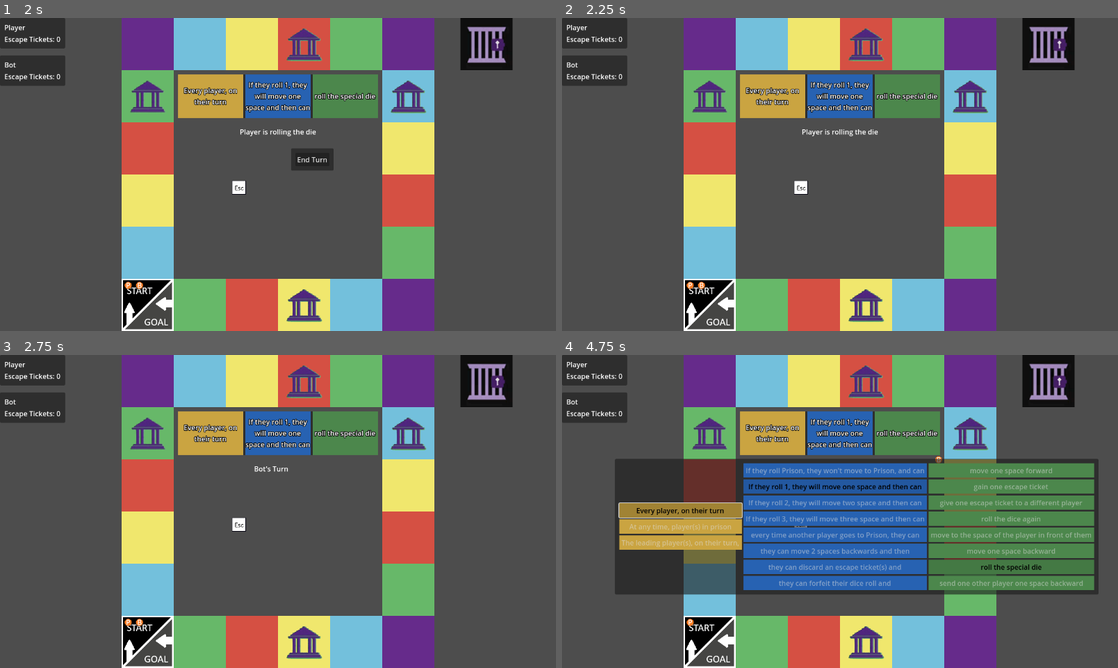
Above: before the commit, frames 1-4 (two rows, left to right).
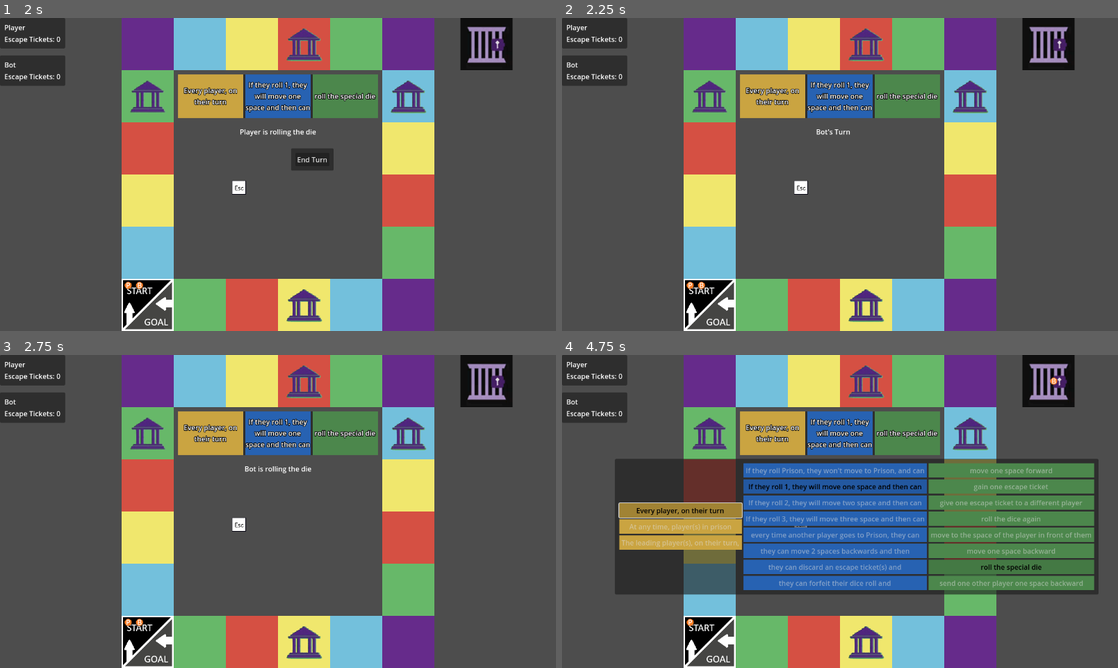
Above: after the commit, the same moments.

Repository: tjfeldman/RulesRace
Game: Godot game, scene res://rules_race_board.tscn
The game is run twice, just before and just after one commit, with the same random seed, the same clock (stepped at 60 frames per second) and the same inputs.
Inputs (mouse positions are in pixels of both pictures, inside the frame that each line leads up to):
- Up to frame 1 (2 s): click "Roll Die" at 0.5 s; tap Enter at 1.25 s; move the mouse to (400, 158) at 1.27 s; click (400, 158) at 1.42 s
- Up to frame 2 (2.25 s): click "End Turn" at 2 s
- Up to frame 3 (2.75 s): no input
- Up to frame 4 (4.75 s): tap Space at 2.75 s; move the mouse to (728, 527) at 2.77 s; click (728, 527) at 2.92 s; move the mouse to (895, 442) at 3.52 s; click (895, 442) at 3.67 s; click "Every player, on their turn" at 4.25 s

Frame 1 is identical in both runs. In frame 2, 0.1% of the frame differs, in the area x 43-57%, y 35-38%; in frame 3, 0.1%; in frame 4, less than 0.1%.

Commit message:
Added PlayerManager to handle current turn player and other player related functions.
Signed-off-by: Tyler Feldman <tyler.feldman148@gmail.com>

Diff:
--- a/rules_race_board.tscn
+++ b/rules_race_board.tscn
@@ -1,20 +1,54 @@
-[gd_scene load_steps=9 format=3 uid="uid://bfjvv7ybhocmc"]
+[gd_scene load_steps=10 format=3 uid="uid://bfjvv7ybhocmc"]
 
 [ext_resource type="Script" uid="uid://cru50j3o060kc" path="res://scripts/Main.gd" id="1_hc47j"]
 [ext_resource type="PackedScene" uid="uid://bykn11n338pv0" path="res://scenes/board.tscn" id="2_oi1hd"]
 [ext_resource type="Texture2D" uid="uid://dvou8cmqetxjd" path="res://assets/player_piece.png" id="2_qq0id"]
+[ext_resource type="Script" uid="uid://dfq7rx0jqalbj" path="res://scripts/PlayerManager.gd" id="3_k5sdh"]
 [ext_resource type="PackedScene" uid="uid://bxyr41hboor7s" path="res://scenes/specialDice.tscn" id="4_s36df"]
 [ext_resource type="PackedScene" uid="uid://d6pvjx5qicyu" path="res://scenes/actionUI.tscn" id="7_1i1ln"]
 [ext_resource type="PackedScene" uid="uid://cpjihb12mmhvt" path="res://scenes/groupRuleDisplay.tscn" id="8_rv52q"]
 [ext_resource type="PackedScene" uid="uid://domcs12gwth4y" path="res://scenes/dice.tscn" id="10_8aqfc"]
 [ext_resource type="Script" uid="uid://o22httwb3xv5" path="res://scripts/Player.gd" id="11_8aqfc"]
 
-[node name="Main" type="Node2D" node_paths=PackedStringArray("players")]
+[node name="Main" type="Node2D"]
 script = ExtResource("1_hc47j")
-players = [NodePath("PlayerToken"), NodePath("BotToken")]
 
 [node name="Board" parent="." instance=ExtResource("2_oi1hd")]
 position = Vector2(640, 360)
+
+[node name="PlayerManager" type="Node2D" parent="." node_paths=PackedStringArray("board")]
+script = ExtResource("3_k5sdh")
+board = NodePath("../Board")
+
+[node name="PlayerToken" type="Node2D" parent="PlayerManager"]
+script = ExtResource("11_8aqfc")
+
+[node name="PlayerPiece" type="Sprite2D" parent="PlayerManager/PlayerToken"]
+position = Vector2(295, 615)
+texture = ExtResource("2_qq0id")
+
+[node name="Label" type="Label" parent="PlayerManager/PlayerToken/PlayerPiece"]
+offset_left = -5.0
+offset_top = -12.0
+offset_right = 35.0
+offset_bottom = 11.0
+text = "P"
+
+[node name="BotToken" type="Node2D" parent="PlayerManager"]
+script = ExtResource("11_8aqfc")
+playerName = "Bot"
+bot = true
+
+[node name="PlayerPiece" type="Sprite2D" parent="PlayerManager/BotToken"]
+position = Vector2(321, 615)
+texture = ExtResource("2_qq0id")
+
+[node name="Label" type="Label" parent="PlayerManager/BotToken/PlayerPiece"]
+offset_left = -5.0
+offset_top = -12.0
+offset_right = 35.0
+offset_bottom = 11.0
+text = "B"
 
 [node name="Dice" parent="." instance=ExtResource("10_8aqfc")]
 visible = false
@@ -23,36 +57,6 @@
 [node name="SpecialDice" parent="." instance=ExtResource("4_s36df")]
 visible = false
 position = Vector2(550, 390)
-
-[node name="PlayerToken" type="Node2D" parent="."]
-script = ExtResource("11_8aqfc")
-
-[node name="PlayerPiece" type="Sprite2D" parent="PlayerToken"]
-position = Vector2(295, 615)
-texture = ExtResource("2_qq0id")
-
-[node name="Label" type="Label" parent="PlayerToken/PlayerPiece"]
-offset_left = -5.0
-offset_top = -12.0
-offset_right = 35.0
-offset_bottom = 11.0
-text = "P"
-
-[node name="BotToken" type="Node2D" parent="."]
-script = ExtResource("11_8aqfc")
-playerName = "Bot"
-bot = true
-
-[node name="PlayerPiece" type="Sprite2D" parent="BotToken"]
-position = Vector2(321, 615)
-texture = ExtResource("2_qq0id")
-
-[node name="Label" type="Label" parent="BotToken/PlayerPiece"]
-offset_left = -5.0
-offset_top = -12.0
-offset_right = 35.0
-offset_bottom = 11.0
-text = "B"
 
 [node name="ActionUI" parent="." instance=ExtResource("7_1i1ln")]
 offset_left = 670.0
--- a/scripts/ActionManager.gd
+++ b/scripts/ActionManager.gd
@@ -18,26 +18,24 @@
 
 #Static Fields
 static var _currentTurnState: TurnState = TurnState.LOADING;
-static var _currentTurnPlayer : Player;
 static func getCurrentTurnState(): return _currentTurnState;
-static func getCurrentTurnPlayer(): return _currentTurnPlayer;
 
 var _currentDieToRoll = Dice.Type.NONE;
+
+#TODO: Maybe change to Static Class
 
 func _ready() -> void:
 	#connect events
 	Events.start_turn.connect(_next_turn);
 	Events.player_moved.connect(_player_moved);
 	Events.gain_die_roll.connect(_gain_die);
-	Events.office_choice_picked.connect(_office_choice);
 
-func _next_turn(player: Player):
+func _next_turn():
 	if _currentTurnState != TurnState.OVER:
-		_currentTurnPlayer = player;
 		_currentDieToRoll = Dice.Type.NORMAL;
 		_currentTurnState = TurnState.START;
 		_show_actions();
-		if player.isBot():
+		if PlayerManager.getCurrentTurnPlayer().isBot():
 			self.visible = false;
 			_bot_turn_action();
 		else:
@@ -47,15 +45,8 @@
 	if escapedFromPrison:
 		_currentDieToRoll = Dice.Type.NORMAL;
 	_updateTurnState();
-	if _currentTurnPlayer.isBot():
+	if PlayerManager.getCurrentTurnPlayer().isBot():
 		_bot_turn_action();
-
-func _office_choice(type : OfficeChoice.Option):
-	match type:
-		OfficeChoice.Option.TICKET:
-			_currentTurnPlayer.addEscapeTicket();
-		OfficeChoice.Option.DIE:
-			_currentDieToRoll = Dice.Type.SPECIAL;
 
 func _gain_die(special_die: bool):
 	if special_die:
@@ -102,15 +93,21 @@
 
 #player can only escape jail with ticket at start of turn while in jail with at least 1 escape ticket
 func _player_can_escape_jail():
-	return _currentTurnState == TurnState.START and _currentTurnPlayer.isInJail() and _currentTurnPlayer.hasEscapeTicket();
+	var currentTurnPlayer = PlayerManager.getCurrentTurnPlayer();
+	return _currentTurnState == TurnState.START and currentTurnPlayer.isInJail() and currentTurnPlayer.hasEscapeTicket();
 
 func _player_escapes_jail():
+	var currentTurnPlayer = PlayerManager.getCurrentTurnPlayer();
+	#TODO: Move Turn Status update to this function?
 	Events.emit_signal("escape_jail_action");
-	_currentTurnPlayer.removeEscapeTicket();
-	await _currentTurnPlayer.escapeFromJail();
+	currentTurnPlayer.removeEscapeTicket();
+	await currentTurnPlayer.escapeFromJail();
 
 #BOT ACTIONS
 func _bot_turn_action():
+	if _currentTurnState == TurnState.OVER:
+		return; #do nothing if game is over
+
 	await get_tree().create_timer(0.5).timeout;
 	#At the start of a bot's turn if it's in jail and has an escape ticket, it will escape
 	if _player_can_escape_jail():
@@ -118,9 +115,9 @@
 		await get_tree().create_timer(0.5).timeout;
 
 	#then the bot will roll their dice
-	if _currentDieToRoll == Dice.Type.SPECIAL:
+	if special.visible:
 		_on_special_pressed();
-	elif _currentDieToRoll == Dice.Type.NORMAL:
+	elif dice.visible:
 		_on_dice_pressed();
 	else:
 		_on_end_pressed();
--- a/scripts/Board.gd
+++ b/scripts/Board.gd
@@ -1,4 +1,5 @@
 extends Node2D
+class_name Gameboard
 
 @export var boardTiles : Array[Tile];
 @export var jailTile: Node;
--- a/scripts/Events.gd
+++ b/scripts/Events.gd
@@ -12,13 +12,12 @@
 signal updated_escape_tickets(player: Player);
 
 #Turn Events
-signal start_turn(player: Player);
+signal start_turn();
 signal end_turn();
 
 #Action Events
 signal roll_die_action(special: bool);
 signal escape_jail_action();
-signal office_choice_picked(choice: OfficeChoice.Option);
 signal gain_die_roll(special: bool);
 
 #Move Events
--- a/scripts/GroupRuleManager.gd
+++ b/scripts/GroupRuleManager.gd
@@ -16,6 +16,8 @@
 	GroupRules.Effect.REROLL_DIE: "Would you like to roll the die again?",
 	GroupRules.Effect.ROLL_SPECIAL_DIE: "Would you like to roll the special die?",
 }
+
+#TODO: Maybe change to Static Class
 
 func _ready() -> void:
 	group_rule_selector.visible = false;
@@ -66,14 +68,14 @@
 			return false;
 
 #prompts the player who triggered the rule to gain the benefit
-func promptRuleEffect(player: Player):
+func promptRuleEffect(scene: Node2D, player: Player):
 	if not _can_benefit_from_effect(player):
 		return; #no reason to prompt player for effect since they cannot benefit
 
 	if !player.isBot():
 		var confirmBox = preload("res://scenes/confirmRuleUsage.tscn");
 		var confirm = confirmBox.instantiate();
-		self.get_parent().add_child(confirm);
+		scene.add_child(confirm);
 		confirm.setLabel(LABEL_TEXT[effectRule]);
 		if await confirm.choice_choosen:
 			await _trigger_effect(player);
--- a/scripts/Main.gd
+++ b/scripts/Main.gd
@@ -6,17 +6,8 @@
 @onready var hud: CanvasLayer = $HUD
 @onready var group_rule_manager: Control = $GroupRuleManager
 @onready var action_ui: ActionManager = $ActionUI
+#TODO: Send turn_status label to other Managers so they can update the status too
 @onready var turn_status: Label = $TurnStatus
-
-#Player Manager
-@export var players : Array[Node2D];
-
-var currentPlayerTurn : int = 0 :
-	set(value):
-		#if the current player turn is set over the size of players, set it to 0
-		if value == players.size():
-			value = 0;
-		currentPlayerTurn = value;
 
 func _ready() -> void:
 	Events.end_turn.connect(_on_turn_end);
@@ -24,9 +15,13 @@
 	Events.escape_jail_action.connect(_used_escape_ticket);
 	Events.player_reached_goal.connect(_player_finished);
 
+	#start game
+	call_deferred("_start_game");
+
+func _start_game():
 	#add UI to HUD
 	var offset = 0;
-	for player in players:
+	for player in PlayerManager.getPlayers():
 		var playerUI = preload("res://scenes/playerUI.tscn");
 		var ui = playerUI.instantiate();
 		ui.assignedPlayer = player;
@@ -34,9 +29,8 @@
 		ui.position += Vector2(0, offset);
 		offset+= ui.size.y + 16;
 
-	#start game
-	turn_status.text = "%s's Turn" % players[currentPlayerTurn].playerName;
-	Events.emit_signal("start_turn", players[currentPlayerTurn]);
+	turn_status.text = "%s's Turn" % PlayerManager.getCurrentTurnPlayer().playerName;
+	Events.emit_signal("start_turn");
 
 func promptForOfficeReward(player: Player):
 	var picked;
@@ -52,14 +46,14 @@
 
 	match picked:
 		OfficeChoice.Option.TICKET:
-			turn_status.text = "%s recieved an escape ticket" % ActionManager.getCurrentTurnPlayer().playerName;
+			turn_status.text = "%s recieved an escape ticket" % player.playerName;
+			player.addEscapeTicket();
 		OfficeChoice.Option.DIE:
-			turn_status.text = "%s can roll the special die" % ActionManager.getCurrentTurnPlayer().playerName;
-
-	return picked;
+			turn_status.text = "%s can roll the special die" % player.playerName;
+			Events.emit_signal("gain_die_roll", true);
 
 func _on_dice_has_rolled(_type: Dice.Type, roll: Variant) -> void:
-	var currentPlayer = ActionManager.getCurrentTurnPlayer();
+	var currentPlayer = PlayerManager.getCurrentTurnPlayer();
 	var groupRuleTriggered = group_rule_manager.checkRollTrigger(roll);
 	match roll:
 		"Jail":
@@ -71,7 +65,7 @@
 				Events.emit_signal("player_moved", false);
 			else:
 				turn_status.text = "%s triggered the group rule" %currentPlayer.playerName;
-				await group_rule_manager.promptRuleEffect(currentPlayer);
+				await group_rule_manager.promptRuleEffect(self, currentPlayer);
 				Events.emit_signal("player_moved", false);
 		"Escape":
 			var escapeFromJail = await currentPlayer.escapeFromJail();
@@ -90,12 +84,11 @@
 				#check if the tile landed on is an office space if group rule didn't triggered
 				elif not groupRuleTriggered and board.isOfficeSpace(currentPlayer.getBoardPosition()):
 					turn_status.text = "%s landed on office" %currentPlayer.playerName;
-					var option = await promptForOfficeReward(currentPlayer);
-					Events.emit_signal("office_choice_picked", option);
+					await promptForOfficeReward(currentPlayer);
 
 			if groupRuleTriggered and not currentPlayer.hasFinished():
 				turn_status.text = "%s triggered the group rule" %currentPlayer.playerName;
-				await group_rule_manager.promptRuleEffect(currentPlayer);
+				await group_rule_manager.promptRuleEffect(self, currentPlayer);
 			Events.emit_signal("player_moved", false);
 
 #TODO: Factor for more than 2 players
@@ -105,15 +98,13 @@
 
 func _on_turn_end():
 	if ActionManager.getCurrentTurnState() != ActionManager.TurnState.OVER:
-		currentPlayerTurn += 1;
-		await get_tree().create_timer(0.5).timeout;
-		turn_status.text = "%s's Turn" % players[currentPlayerTurn].playerName;
-		Events.emit_signal("start_turn", players[currentPlayerTurn]);
+		PlayerManager.nextTurn();
+		turn_status.text = "%s's Turn" % PlayerManager.getCurrentTurnPlayer().playerName;
 
 #For Status Update
 func _die_rolling(special: bool):
 	var dieName = "the special die" if special else "the die";
-	turn_status.text = "%s is rolling %s" %[ActionManager.getCurrentTurnPlayer().playerName, dieName];
+	turn_status.text = "%s is rolling %s" %[PlayerManager.getCurrentTurnPlayer().playerName, dieName];
 
 func _used_escape_ticket():
-	turn_status.text = "%s used an escape ticket to leave jail" % ActionManager.getCurrentTurnPlayer().playerName;
+	turn_status.text = "%s used an escape ticket to leave jail" % PlayerManager.getCurrentTurnPlayer().playerName;
--- a/scripts/Player.gd
+++ b/scripts/Player.gd
@@ -6,7 +6,13 @@
 @export var bot : bool = false;
 
 @onready var piece : Sprite2D = $PlayerPiece;
-@onready var board : Node2D = $"../Board";
+#@onready var board : Node2D = $"../Board";
+
+#set the game board once
+var board : Gameboard = null :
+	set(value):
+		if board == null:
+			board = value;
 var playerMoveSpeed: float = 0.33;
 
 #private variables
--- /dev/null
+++ b/scripts/PlayerManager.gd
@@ -0,0 +1,26 @@
+extends Node2D
+class_name PlayerManager
+
+@export var board: Gameboard;
+
+static var _players : Array[Player];
+static func getPlayers(): return _players.duplicate();
+
+static var _currentTurnPlayer : int = 0;
+static func getCurrentTurnPlayer(): return _players[_currentTurnPlayer];
+
+func _ready() -> void:
+	for child in self.get_children():
+		if child is Player:
+			child.board = board;
+			_players.append(child);
+
+static func nextTurn():
+	_currentTurnPlayer += 1;
+	if _currentTurnPlayer >= _players.size():
+		_currentTurnPlayer -= _players.size();
+	Events.emit_signal("start_turn");
+
+#TODO: Add function to track leading player
+#TODO: Add function to locate player ahead
+#TODO: Add function to grab all other players
Not shown, added: scripts/PlayerManager.gd.uid
